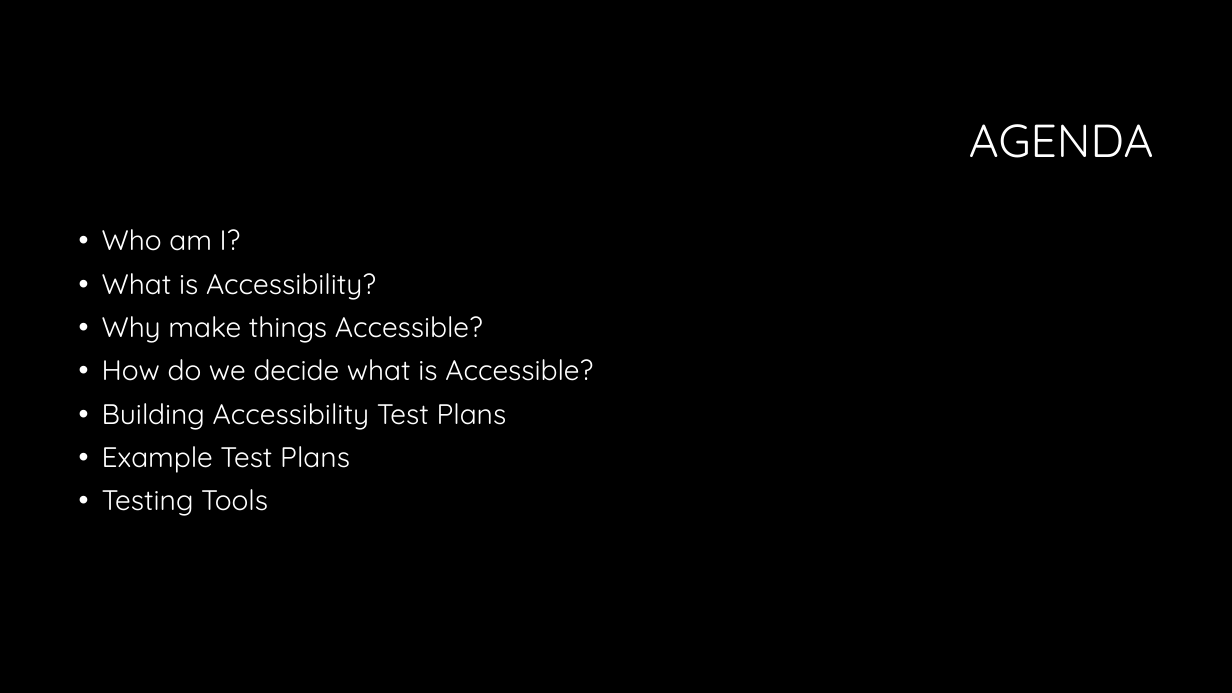
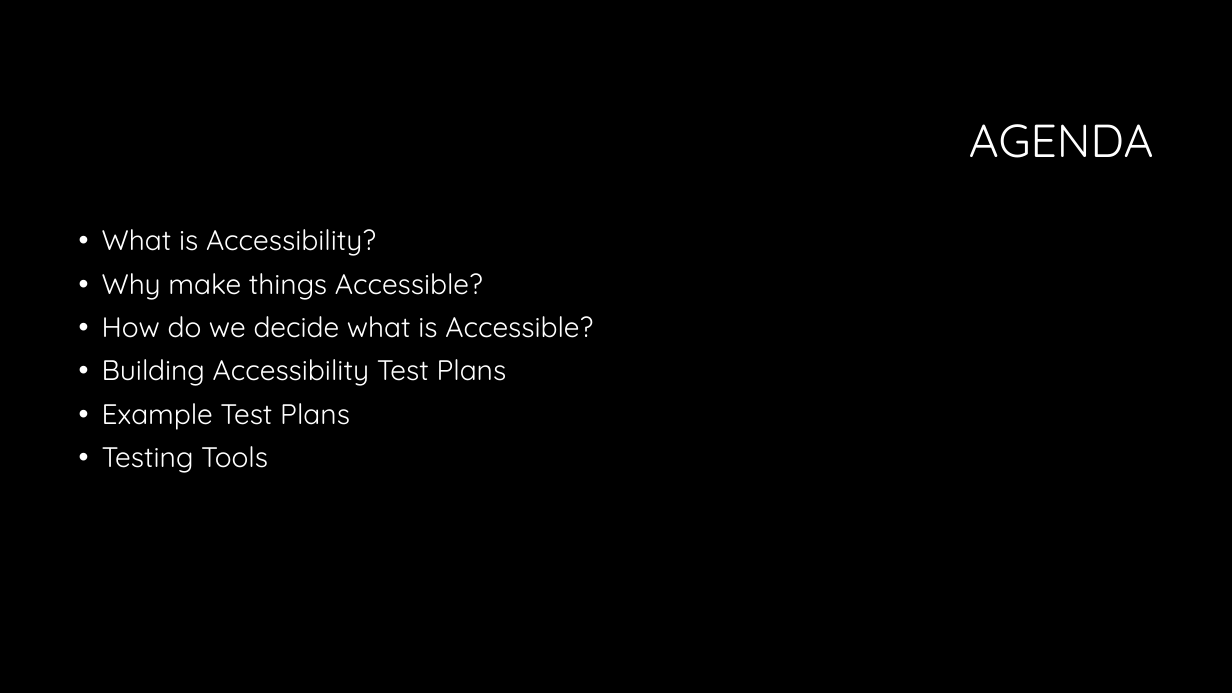
Before and after one commit to CorgiDev/A11y-Materials, a slide deck: slide 2 of Presenations/Upcoming Talk Drafts/2023_Accessibility Testing.pptx. Drawn at 1232x693 pixels with LibreOffice and Linux fonts; fonts in the diff are those of the drawing; background and template pictures are left out. Boxes give left, top, right and bottom in pixels: in the first picture for what was removed or moved away, otherwise in the second. Text is boxed around its words. In the diff, an @@ line names an element or a change of style, - is before the commit and + after.

```diff
--- a/Presenations/Upcoming Talk Drafts/2023_Accessibility Testing.pptx
+++ b/Presenations/Upcoming Talk Drafts/2023_Accessibility Testing.pptx
@@ text at (x1=102, y1=229, x2=241, y2=251): paragraph removed @@
-• Who am I?
```
Also in this commit, not shown: 2 other slides changed, 1 slide removed.
